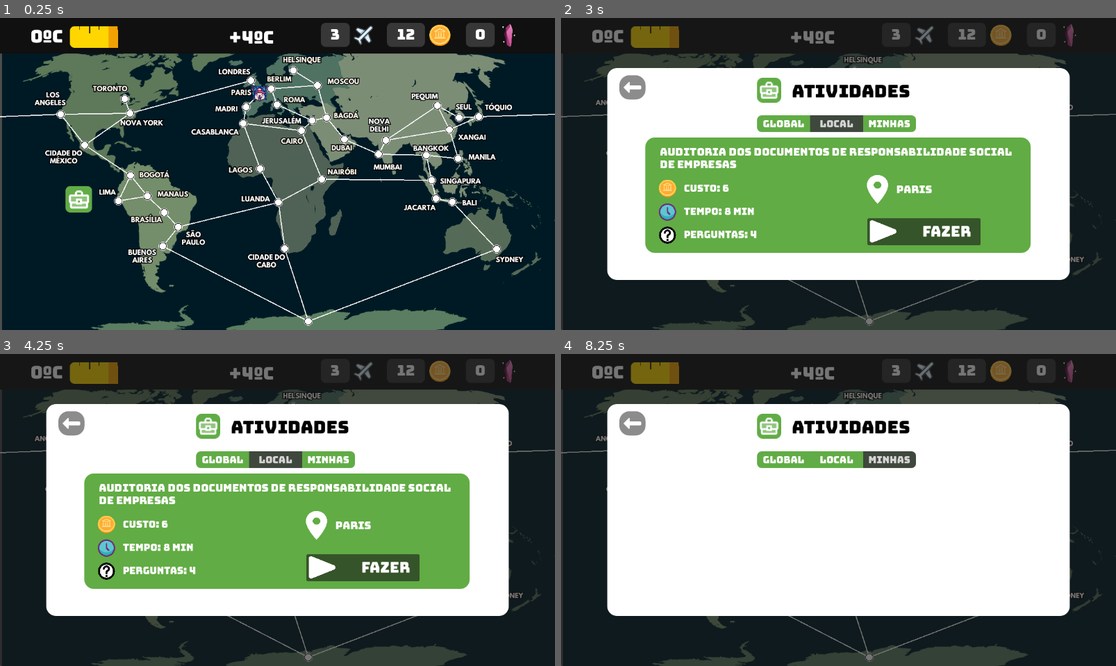
Above: before the commit, frames 1-4 (two rows, left to right).
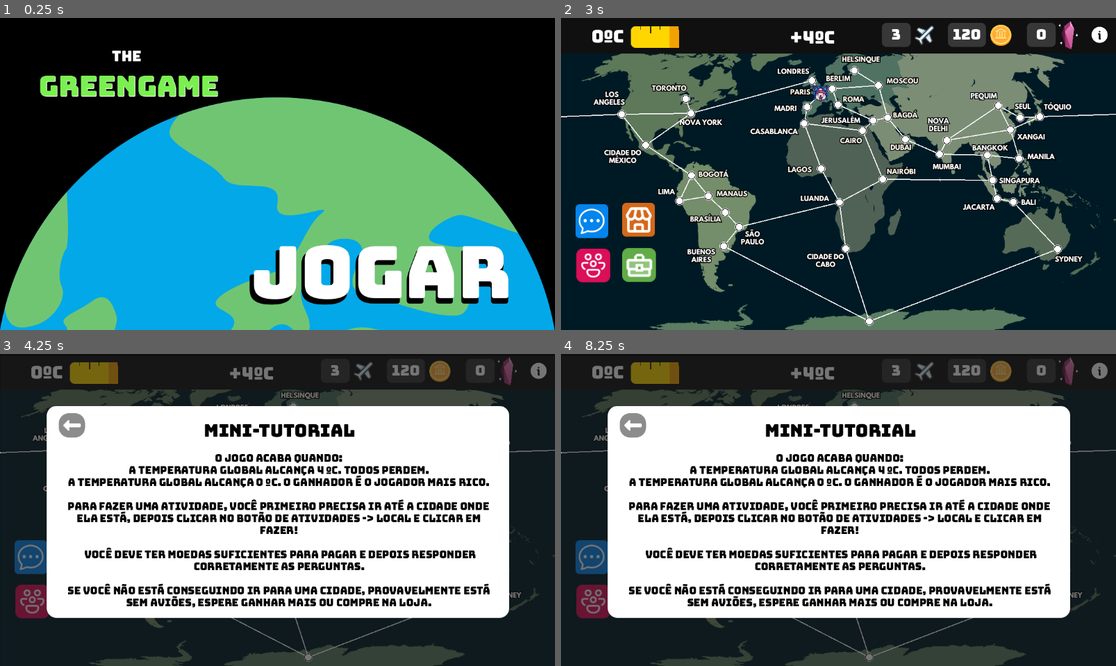
Above: after the commit, the same moments.

Repository: CarolCoCe/GreenGame
Game: Godot game, scene res://Menu/Scenes/menu_start.tscn
Two runs of this game, one before a commit and one after it. Both use one fixed random seed, a clock stepped at 60 frames per second and the inputs below. Before the commit the project starts from res://main/scene/main.tscn.
Inputs (mouse positions are in pixels of both pictures, inside the frame that each line leads up to; where the layout moved, square brackets give the same spot in the first picture):
- Up to frame 1 (0.25 s): no input
- Up to frame 2 (3 s): click (638, 198) at 0.52 s; click (783, 124) at 1.25 s, where only the run before the commit has a clickable "Global"; click (838, 124) at 2 s, where only the run before the commit has a clickable "Local"; click (943, 270) at 2.75 s, where only the run after the commit has a clickable "JOGAR"
- Up to frame 3 (4.25 s): click (538, 369) at 3.52 s
- Up to frame 4 (8.25 s): click (594, 556) at 4.27 s; click (594, 600) at 5.02 s; click (638, 556) at 5.77 s; click (638, 600) [638, 534] at 6.5 s; click (871, 656) at 7.25 s; click (888, 453) at 8.02 s

The runs differ from the first frame. In frame 1, 91% of the frame differs, in the area x 0-100%, y 1-100%; in frame 2, 65%; in frame 3, 34%; in frame 4, 17%.

Commit message:
feature: mini-tutorial

Diff:
--- /dev/null
+++ b/Menu/Scenes/menu_start.tscn
@@ -0,0 +1,72 @@
+[gd_scene load_steps=9 format=3 uid="uid://dvaqx5uk2t5hc"]
+
+[ext_resource type="Texture2D" uid="uid://cugescst5j0rj" path="res://assets/backgrounds/bg_menu.png" id="1_6lp8l"]
+[ext_resource type="Script" path="res://Menu/Scripts/menu_start.gd" id="1_7js0h"]
+[ext_resource type="FontFile" uid="uid://x68u5rsd0n4f" path="res://assets/fonts/Bungee-Regular.ttf" id="2_aj05r"]
+
+[sub_resource type="StyleBoxEmpty" id="StyleBoxEmpty_7jwvt"]
+
+[sub_resource type="StyleBoxEmpty" id="StyleBoxEmpty_466nb"]
+
+[sub_resource type="StyleBoxEmpty" id="StyleBoxEmpty_04dn3"]
+
+[sub_resource type="StyleBoxEmpty" id="StyleBoxEmpty_ty5jg"]
+
+[sub_resource type="StyleBoxEmpty" id="StyleBoxEmpty_1oc5m"]
+
+[node name="MenuStart" type="Node2D"]
+script = ExtResource("1_7js0h")
+
+[node name="BgMenu" type="Sprite2D" parent="."]
+position = Vector2(576, 324)
+texture = ExtResource("1_6lp8l")
+
+[node name="The" type="Label" parent="."]
+offset_left = 232.0
+offset_top = 64.0
+offset_right = 304.0
+offset_bottom = 95.0
+theme_override_fonts/font = ExtResource("2_aj05r")
+theme_override_font_sizes/font_size = 30
+text = "The"
+
+[node name="Greengame" type="Label" parent="."]
+offset_left = 80.0
+offset_top = 112.0
+offset_right = 392.0
+offset_bottom = 143.0
+theme_override_colors/font_color = Color(0.478431, 0.941176, 0.313726, 1)
+theme_override_colors/font_shadow_color = Color(1, 1, 1, 1)
+theme_override_fonts/font = ExtResource("2_aj05r")
+theme_override_font_sizes/font_size = 58
+text = "GREENGAME"
+
+[node name="Label" type="Label" parent="."]
+offset_left = 512.0
+offset_top = 461.0
+offset_right = 1144.0
+offset_bottom = 693.0
+theme_override_colors/font_color = Color(0, 0, 0, 1)
+theme_override_colors/font_shadow_color = Color(0, 0, 0, 1)
+theme_override_fonts/font = ExtResource("2_aj05r")
+theme_override_font_sizes/font_size = 152
+text = "JOGAR"
+
+[node name="Button" type="Button" parent="."]
+offset_left = 472.0
+offset_top = 432.0
+offset_right = 1112.0
+offset_bottom = 624.0
+theme_override_colors/font_color = Color(1, 1, 1, 1)
+theme_override_colors/font_pressed_color = Color(0.847059, 0.847059, 0.847059, 1)
+theme_override_colors/font_hover_color = Color(0.890196, 0.890196, 0.890196, 1)
+theme_override_fonts/font = ExtResource("2_aj05r")
+theme_override_font_sizes/font_size = 150
+theme_override_styles/normal = SubResource("StyleBoxEmpty_7jwvt")
+theme_override_styles/hover = SubResource("StyleBoxEmpty_466nb")
+theme_override_styles/pressed = SubResource("StyleBoxEmpty_04dn3")
+theme_override_styles/disabled = SubResource("StyleBoxEmpty_ty5jg")
+theme_override_styles/focus = SubResource("StyleBoxEmpty_1oc5m")
+text = "JOGAR"
+
+[connection signal="pressed" from="Button" to="." method="_on_button_pressed"]
--- /dev/null
+++ b/Menu/Scripts/menu_start.gd
@@ -0,0 +1,7 @@
+extends Node2D
+
+
+
+
+func _on_button_pressed():
+	get_tree().change_scene_to_file("res://main/scene/main.tscn")
--- a/activity/scripts/GreenRect.gd
+++ b/activity/scripts/GreenRect.gd
@@ -1,6 +1,7 @@
 extends Node2D
 
 var activityId
+@onready var painelverde = $Panel
 
 signal activityPlay (activity)
 
@@ -25,5 +26,17 @@
 func showButtonPlay():
 	$Panel/ButtonPlay.visible = true
 
+func activityUnavailable():
+	$Panel/ButtonPlay.visible = false
+	var styleboxPainel = StyleBoxFlat.new()
+	styleboxPainel.bg_color = Color.html("#3F483C")
+	styleboxPainel.corner_radius_bottom_left = 20
+	styleboxPainel.corner_radius_bottom_right = 20
+	styleboxPainel.corner_radius_top_left = 20
+	styleboxPainel.corner_radius_top_right = 20
+	#painelverde.add_theme_stylebox_override(styleboxPainel)
+
+
+
 func _on_button_play_pressed():
 	activityPlay.emit(activityId)
--- a/activity/scripts/painel_activity.gd
+++ b/activity/scripts/painel_activity.gd
@@ -22,8 +22,7 @@
 	setTitle("Atividades")
 	var csv_file_path_activities: String = "res://Data/Lista de atividades/Lista de atividades - Copy of ALL (2).csv"
 	_data_extraction(csv_file_path_activities)
-	if buttonGlobal.button_pressed:
-		abaGlobal()
+	_on_buttonglobal_pressed()
 
 func _data_extraction(csv_file_path_activities):
 	var file = FileAccess.open(csv_file_path_activities, FileAccess.READ)
@@ -67,8 +66,6 @@
 		vboxGlobal.add_child(activityRect)
 		y = y + 290 #setting the position
 
-
-#Como pegar o player? signal com argumento
 func abaLocal():
 	$ScrollContainerLocal.visible = true
 	$ScrollContainerGlobal.visible = false
@@ -83,7 +80,11 @@
 	for i in activitiesFromCity:
 		var activity = allActivities[int(i) - 1]
 		var activityRect = createRect(activity, y)
-		activityRect.showButtonPlay()
+
+		if not activity.available:
+			activityRect.activityUnavailable()
+		else:
+			activityRect.showButtonPlay()
 		vboxLocal.add_child(activityRect)
 		y = y + 290
 
@@ -93,7 +94,7 @@
 
 
 
-func createRect(activity : Activity, y):
+func createRect(activity : Activity, y : int):
 	var activityRect = greenRectScene.instantiate()
 	var minready = (activity.timeToReady)/60
 
--- a/main/scene/main.tscn
+++ b/main/scene/main.tscn
@@ -7,7 +7,10 @@
 [ext_resource type="FontFile" uid="uid://x68u5rsd0n4f" path="res://assets/fonts/Bungee-Regular.ttf" id="3_rt5r6"]
 [ext_resource type="Texture2D" uid="uid://thhkd2iyw3pa" path="res://assets/icons/twemoji_coin.png" id="5_wpqkt"]
 [ext_resource type="Texture2D" uid="uid://cd1anvues3yo6" path="res://assets/icons/Icon-kgem2.png" id="6_8k8il"]
+[ext_resource type="Texture2D" uid="uid://db2ayu2hawd7a" path="res://assets/icons/info-mini-tutorial.png" id="7_gf3sv"]
 [ext_resource type="PackedScene" uid="uid://bkqljm64dmb5f" path="res://player/scene/Player.tscn" id="8_kqbl1"]
+[ext_resource type="Texture2D" uid="uid://bcpvrq0f5x76n" path="res://assets/buttons/icon-community.png" id="9_s6gus"]
+[ext_resource type="Texture2D" uid="uid://pnqwurhc8457" path="res://assets/buttons/icon-store.png" id="10_jiup2"]
 [ext_resource type="Texture2D" uid="uid://80bww2vic8ri" path="res://assets/buttons/Rectangle 64.png" id="10_rc8e7"]
 [ext_resource type="Texture2D" uid="uid://dnnawuio3n54y" path="res://assets/termometro.png" id="13_ucqvj"]
 [ext_resource type="PackedScene" uid="uid://bemq4w1sjg5wy" path="res://Alerts/painel_no_money_to_activity.tscn" id="14_aur3v"]
@@ -17,6 +20,8 @@
 [ext_resource type="PackedScene" uid="uid://d223mj1vryymg" path="res://questions/scenes/painel_questions.tscn" id="15_batjv"]
 [ext_resource type="PackedScene" uid="uid://bnl4jsjha071f" path="res://Alerts/painel_wrong_question.tscn" id="16_lbltt"]
 [ext_resource type="PackedScene" uid="uid://bwsrx51q8qjxp" path="res://Alerts/painel_activity_started.tscn" id="17_1b15v"]
+[ext_resource type="PackedScene" uid="uid://5vm8fci5y83u" path="res://tutorial/Scenes/mini_tutorial.tscn" id="19_iqwgw"]
+[ext_resource type="Texture2D" uid="uid://d3ntdeuer32wg" path="res://assets/buttons/icon-chat.png" id="20_gtdvr"]
 
 [sub_resource type="StyleBoxFlat" id="StyleBoxFlat_v0tia"]
 bg_color = Color(1, 1, 1, 0.164706)
@@ -25,11 +30,25 @@
 corner_radius_bottom_right = 10
 corner_radius_bottom_left = 10
 
+[sub_resource type="StyleBoxEmpty" id="StyleBoxEmpty_gadrj"]
+
+[sub_resource type="StyleBoxEmpty" id="StyleBoxEmpty_2p87m"]
+
+[sub_resource type="StyleBoxEmpty" id="StyleBoxEmpty_46ken"]
+
+[sub_resource type="StyleBoxEmpty" id="StyleBoxEmpty_fo5b1"]
+
+[sub_resource type="StyleBoxEmpty" id="StyleBoxEmpty_l51ge"]
+
+[sub_resource type="StyleBoxEmpty" id="StyleBoxEmpty_ewvpg"]
+
+[sub_resource type="StyleBoxEmpty" id="StyleBoxEmpty_3imrm"]
+
 [node name="Main" type="Node2D"]
 script = ExtResource("1_nm1lt")
 
 [node name="JogoGsd" type="Sprite2D" parent="."]
-position = Vector2(580, 325)
+position = Vector2(576, 324)
 texture = ExtResource("2_tqvjy")
 region_filter_clip_enabled = true
 
@@ -86,8 +105,8 @@
 vertical_alignment = 1
 
 [node name="Icon-kgem" type="Sprite2D" parent="."]
-position = Vector2(1056, 36)
-scale = Vector2(0.1, 0.1)
+position = Vector2(1053, 36)
+scale = Vector2(0.148047, 0.118359)
 texture = ExtResource("6_8k8il")
 
 [node name="Label -temp-max" type="Label" parent="."]
@@ -108,17 +127,79 @@
 theme_override_font_sizes/font_size = 36
 text = "0ºC"
 
+[node name="Button-mini-tutorial" type="Button" parent="."]
+offset_left = 1098.0
+offset_top = 15.0
+offset_right = 1138.0
+offset_bottom = 55.0
+theme_override_styles/normal = SubResource("StyleBoxEmpty_gadrj")
+theme_override_styles/hover = SubResource("StyleBoxEmpty_2p87m")
+theme_override_styles/pressed = SubResource("StyleBoxEmpty_46ken")
+theme_override_styles/disabled = SubResource("StyleBoxEmpty_fo5b1")
+theme_override_styles/focus = SubResource("StyleBoxEmpty_l51ge")
+icon = ExtResource("7_gf3sv")
+expand_icon = true
+
+[node name="Button-chat" type="Button" parent="."]
+offset_left = 29.0
+offset_top = 387.0
+offset_right = 99.0
+offset_bottom = 457.0
+theme_override_styles/normal = SubResource("StyleBoxEmpty_gadrj")
+theme_override_styles/hover = SubResource("StyleBoxEmpty_2p87m")
+theme_override_styles/pressed = SubResource("StyleBoxEmpty_46ken")
+theme_override_styles/disabled = SubResource("StyleBoxEmpty_fo5b1")
+theme_override_styles/focus = SubResource("StyleBoxEmpty_l51ge")
+icon = ExtResource("20_gtdvr")
+icon_alignment = 1
+expand_icon = true
+
+[node name="Button-community" type="Button" parent="."]
+offset_left = 32.0
+offset_top = 479.0
+offset_right = 102.0
+offset_bottom = 549.0
+theme_override_styles/normal = SubResource("StyleBoxEmpty_gadrj")
+theme_override_styles/hover = SubResource("StyleBoxEmpty_2p87m")
+theme_override_styles/pressed = SubResource("StyleBoxEmpty_46ken")
+theme_override_styles/disabled = SubResource("StyleBoxEmpty_fo5b1")
+theme_override_styles/focus = SubResource("StyleBoxEmpty_l51ge")
+icon = ExtResource("9_s6gus")
+icon_alignment = 1
+expand_icon = true
+
+[node name="Button-store" type="Button" parent="."]
+offset_left = 126.0
+offset_top = 384.0
+offset_right = 196.0
+offset_bottom = 454.0
+theme_override_styles/normal = SubResource("StyleBoxEmpty_gadrj")
+theme_override_styles/hover = SubResource("StyleBoxEmpty_2p87m")
+theme_override_styles/pressed = SubResource("StyleBoxEmpty_46ken")
+theme_override_styles/disabled = SubResource("StyleBoxEmpty_fo5b1")
+theme_override_styles/focus = SubResource("StyleBoxEmpty_l51ge")
+icon = ExtResource("10_jiup2")
+icon_alignment = 1
+expand_icon = true
+
+[node name="Button-activity" type="Button" parent="."]
+offset_left = 127.0
+offset_top = 478.0
+offset_right = 197.0
+offset_bottom = 548.0
+theme_override_styles/normal = SubResource("StyleBoxEmpty_gadrj")
+theme_override_styles/hover = SubResource("StyleBoxEmpty_ewvpg")
+theme_override_styles/pressed = SubResource("StyleBoxEmpty_3imrm")
+theme_override_styles/disabled = SubResource("StyleBoxEmpty_fo5b1")
+theme_override_styles/focus = SubResource("StyleBoxEmpty_l51ge")
+icon = ExtResource("10_rc8e7")
+icon_alignment = 1
+expand_icon = true
+
 [node name="WorldMap" parent="." instance=ExtResource("3_hjb3d")]
 z_index = 1
 
 [node name="Player" parent="." groups=["player"] instance=ExtResource("8_kqbl1")]
-
-[node name="ActivityListButton" type="TextureButton" parent="."]
-offset_left = 136.0
-offset_top = 349.0
-offset_right = 191.0
-offset_bottom = 404.0
-texture_normal = ExtResource("10_rc8e7")
 
 [node name="Termometro" type="TextureProgressBar" parent="."]
 offset_left = 145.0
@@ -147,5 +228,13 @@
 [node name="painel_activity_started" parent="." instance=ExtResource("17_1b15v")]
 visible = false
 
+[node name="Mini-tutorial" parent="." instance=ExtResource("19_iqwgw")]
+visible = false
+offset_left = 1.0
+offset_top = 4.0
+offset_right = 1153.0
+offset_bottom = 652.0
+
 [connection signal="timeout" from="Timer" to="." method="_on_timer_timeout_rodada"]
-[connection signal="pressed" from="ActivityListButton" to="." method="_on_activity_list_button_pressed"]
+[connection signal="pressed" from="Button-mini-tutorial" to="." method="_on_buttonminitutorial_pressed"]
+[connection signal="pressed" from="Button-activity" to="." method="_on_activity_list_button_pressed"]
--- a/main/scripts/main.gd
+++ b/main/scripts/main.gd
@@ -9,6 +9,7 @@
 @onready var quizQuestions = $painel_questions
 @onready var quizWrongQuestion = $painel_wrong_question
 @onready var activityStarted = $painel_activity_started
+
 
 var csv_file_path_cities: String = "res://Data/Mapa/Lista de atividades - Mapa.csv"
 
@@ -113,10 +114,13 @@
 
 func dealPlayActivity(activity : Activity):
 	if player.coins >= activity.priceCoins:
-		var newValue = player.getcoins() - activity.priceCoins
-		player.setcoins(newValue)
-		$"Label-coins".text = str(player.getcoins())
-		quizQuestions.startQuiz(activity.numQuestActivity)
+		if activity.available:
+			activity.available = false
+			var newValue = player.getcoins() - activity.priceCoins
+			player.setcoins(newValue)
+			$"Label-coins".text = str(player.getcoins())
+			quizQuestions.startQuiz(activity.numQuestActivity)
+
 	else:
 		NoMoneyActivityAlert.show_alert()
 
@@ -126,6 +130,15 @@
 		quizWrongQuestion.show_alert()
 	elif result == "ok":
 		activityStarted.show_alert()
+		#colocar a atividade em minhas do player
+		# soltar o timer da recompensa
+		#a Minhas atividades puxa de player
 
 func _on_activity_list_button_pressed():
 	activityPainel.visible = true
+	activityPainel._on_buttonlocal_pressed()
+
+
+
+func _on_buttonminitutorial_pressed():
+	$"Mini-tutorial".visible = true
--- a/player/scripts/Player.gd
+++ b/player/scripts/Player.gd
@@ -45,5 +45,5 @@
 # Called when the node enters the scene tree for the first time.
 func _ready():
 	flights = 3
-	coins = 12
+	coins = 120
 	knowledgeGems = 0
--- a/project.godot
+++ b/project.godot
@@ -11,10 +11,12 @@
 [application]
 
 config/name="The GreenGame"
-run/main_scene="res://main/scene/main.tscn"
+run/main_scene="res://Menu/Scenes/menu_start.tscn"
 config/features=PackedStringArray("4.2", "Mobile")
+run/max_fps=70
 boot_splash/image="res://assets/backgrounds/Splash.png"
 config/icon="res://assets/logo.png"
+boot_splash/minimum_display_time=2000
 
 [editor_plugins]
 
--- a/questions/scenes/painel_questions.tscn
+++ b/questions/scenes/painel_questions.tscn
@@ -69,7 +69,7 @@
 offset_bottom = 135.0
 theme_override_colors/font_color = Color(1, 1, 1, 1)
 theme_override_fonts/font = ExtResource("4_oemrr")
-theme_override_font_sizes/font_size = 26
+theme_override_font_sizes/font_size = 23
 horizontal_alignment = 1
 autowrap_mode = 3
 
--- /dev/null
+++ b/tutorial/Scenes/mini_tutorial.tscn
@@ -0,0 +1,38 @@
+[gd_scene load_steps=3 format=3 uid="uid://5vm8fci5y83u"]
+
+[ext_resource type="PackedScene" uid="uid://e41uscdwo833" path="res://Painel - global/painel.tscn" id="1_uwd2v"]
+[ext_resource type="FontFile" uid="uid://x68u5rsd0n4f" path="res://assets/fonts/Bungee-Regular.ttf" id="2_tggi3"]
+
+[node name="Mini-tutorial" instance=ExtResource("1_uwd2v")]
+visible = true
+
+[node name="Title" parent="Panel" index="0"]
+offset_left = -154.0
+offset_top = -7.0
+offset_right = 167.0
+offset_bottom = -370.0
+text = "
+Mini-tutorial"
+
+[node name="Label" type="Label" parent="Panel" index="2"]
+layout_mode = 0
+offset_left = 28.0
+offset_top = 97.0
+offset_right = 936.0
+offset_bottom = 444.0
+theme_override_colors/font_color = Color(0, 0, 0, 1)
+theme_override_fonts/font = ExtResource("2_tggi3")
+theme_override_font_sizes/font_size = 21
+text = "O jogo acaba quando:
+A temperatura global alcança 4 ºC. Todos perdem.
+A temperatura global alcança 0 ºC. o ganhador é o jogador mais rico.
+
+Para fazer uma atividade, você primeiro precisa ir até a cidade onde ela está, depois clicar no botão de atividades -> Local e clicar em fazer!
+
+ VocÊ deve ter moedas suficientes para pagar e depois responder corretamente as perguntas.
+
+se você não está conseguindo ir para uma cidade, provavelmente está sem aviões, espere ganhar mais ou compre na loja.
+
+"
+horizontal_alignment = 1
+autowrap_mode = 3
--- /dev/null
+++ b/tutorial/Scenes/tutorial.tscn
@@ -0,0 +1,3 @@
+[gd_scene format=3 uid="uid://bi4b7dnxnucbd"]
+
+[node name="Tutorial" type="Node2D"]
Binary file added: assets/backgrounds/bg_menu.png
Not shown, added: assets/backgrounds/bg_menu.png.import
Binary file added: assets/buttons/icon-chat.png
Not shown, added: assets/buttons/icon-chat.png.import
Binary file added: assets/buttons/icon-community.png
Not shown, added: assets/buttons/icon-community.png.import
Binary file added: assets/buttons/icon-store.png
Not shown, added: assets/buttons/icon-store.png.import
Binary file added: assets/icons/info-mini-tutorial.png
Not shown, added: assets/icons/info-mini-tutorial.png.import
Not shown: 1 places in main/scene/main.tscn that only renumber resources
